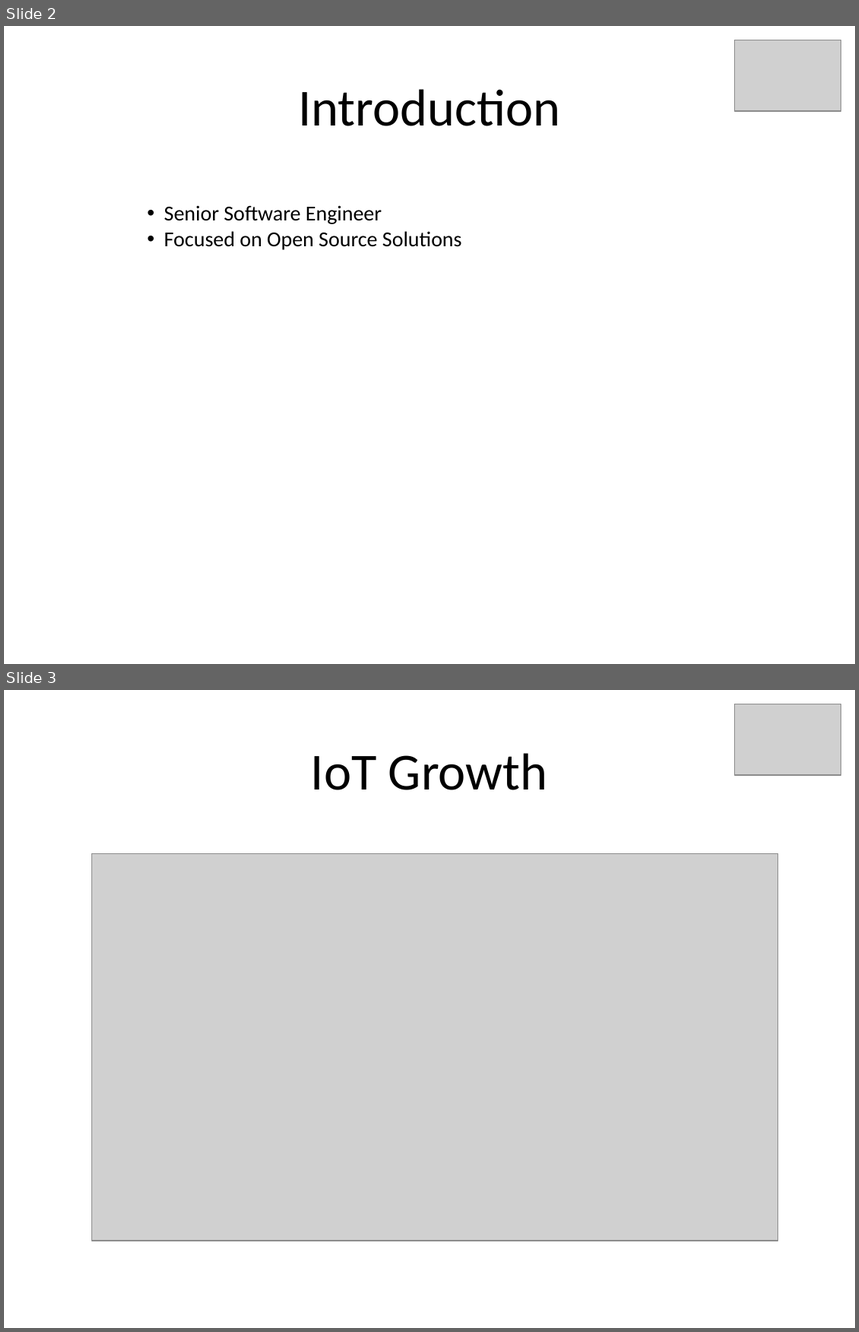
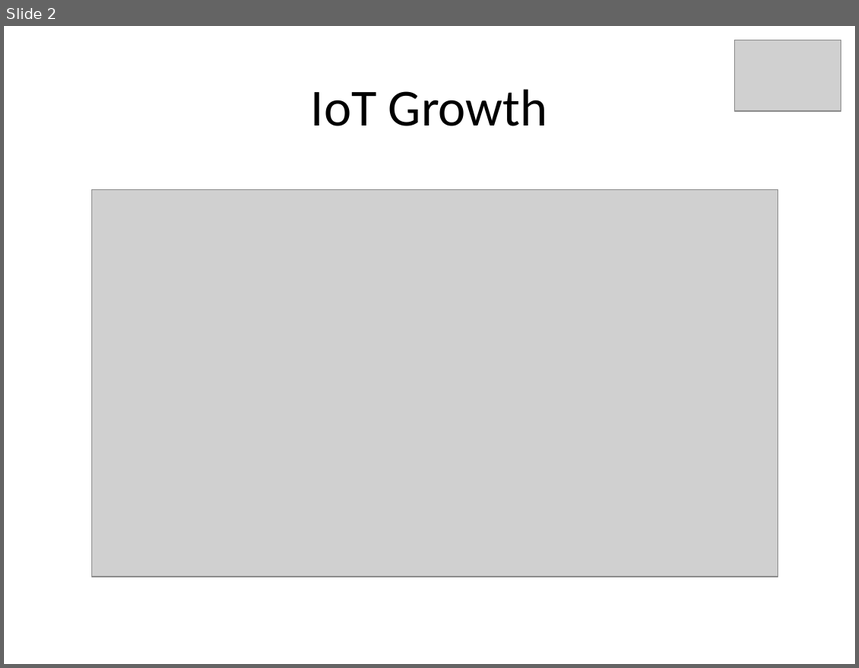
Before and after one commit to kskalvar/AWS-IoT-AndroidStudio, a slide deck: .assets/IoT-QuickStart-with-AWS.pptx. Shown one above the other, each under a label of ours: slides 2 and 3 before the commit, slide 2 after it. The pictures are 859x1332 and 859x668 pixels, drawn with LibreOffice and Linux fonts; fonts in the diff are those of the drawing; grey boxes stand for pictures. Boxes give left, top, right and bottom in pixels: in the first picture for what was removed or moved away, otherwise in the second. Text is boxed around its words. In the diff, an @@ line names an element or a change of style, - is before the commit and + after.

```diff
--- a/.assets/IoT-QuickStart-with-AWS.pptx
+++ b/.assets/IoT-QuickStart-with-AWS.pptx
@@ slide 2 removed at (4,26,855,664), background #FFFFFF @@
@@ picture removed at (734,40,841,111) @@
@@ title removed at (298,89,560,126) @@
-Introduction
@@ text removed at (164,205,462,250) @@
-• Senior Software Engineer
-• Focused on Open Source Solutions
@@ what was slide 3 is now slide 2 @@
```
Also in this commit, not shown: 11 slides changed, 2 slides added, 1 other file.
